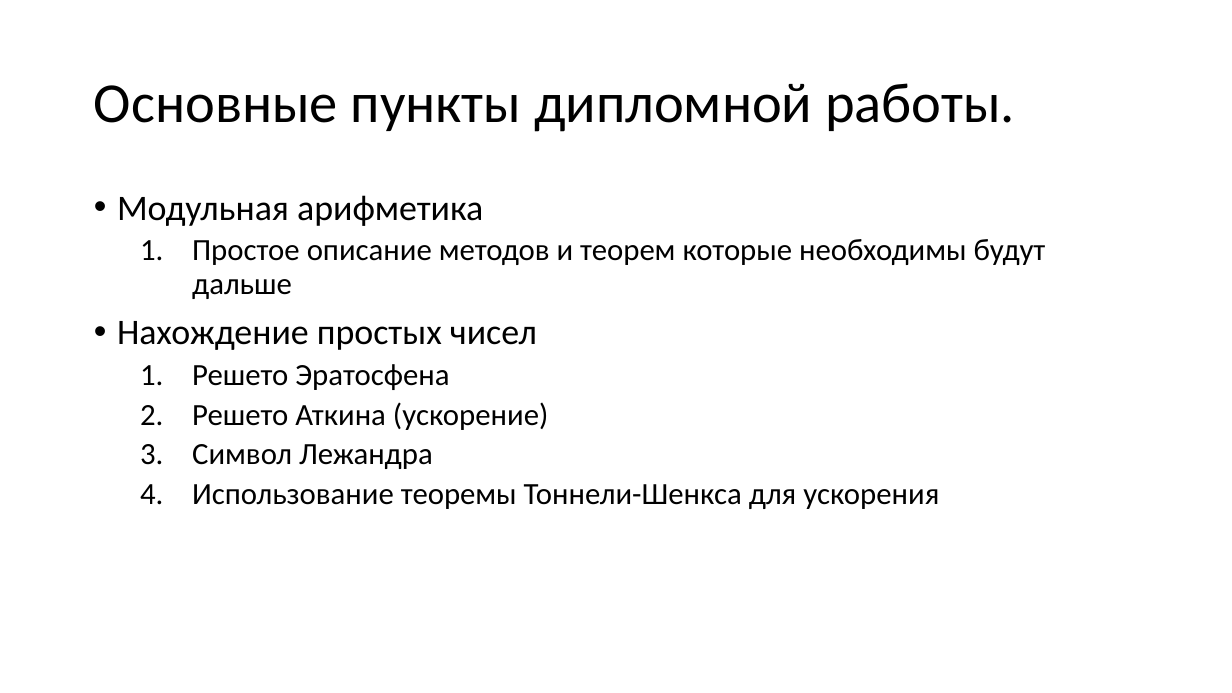
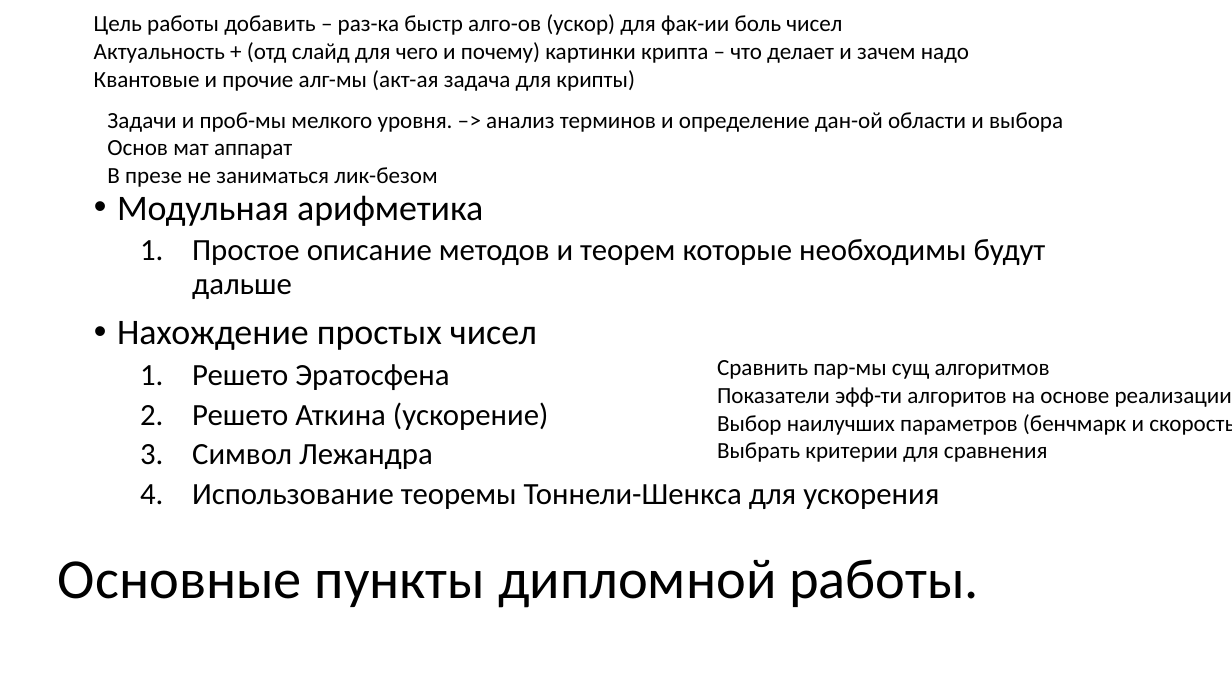
Before and after one commit to pagamov/VKR, a slide deck: slide 2 of Павел Гамов 10.3.22.pptx. Drawn at 1232x693 pixels with LibreOffice and Linux fonts; fonts in the diff are those of the drawing. Boxes give left, top, right and bottom in pixels: in the first picture for what was removed or moved away, otherwise in the second. Text is boxed around its words. In the diff, an @@ line names an element or a change of style, - is before the commit and + after.

```diff
--- a/Павел Гамов 10.3.22.pptx
+++ b/Павел Гамов 10.3.22.pptx
@@ text added at bbox=[94, 14, 969, 91], 18 pt, text #000000 @@
+Цель работы добавить – раз-ка быстр алго-ов (ускор) для фак-ии боль чисел
+Актуальность + (отд слайд для чего и почему) картинки крипта – что делает и зачем надо
+Квантовые и прочие алг-мы (акт-ая задача для крипты)
@@ text added at bbox=[107, 112, 1063, 187], 18 pt, text #000000 @@
+Задачи и проб-мы мелкого уровня. –> анализ терминов и определение дан-ой области и выбора
+Основ мат аппарат
+В презе не заниматься лик-безом
@@ text added at bbox=[717, 360, 1232, 462], 18 pt, text #000000 @@
+Сравнить пар-мы сущ алгоритмов
+Показатели эфф-ти алгоритов на основе реализации
+Выбор наилучших параметров (бенчмарк и скорость)
+Выбрать критерии для сравнения
@@ title "Основные пункты дипломной работы.": place and size @@
-title "Основные пункты дипломной работы." at bbox=[94, 83, 1015, 132]
+title "Основные пункты дипломной работы." at bbox=[58, 559, 979, 608]
```
Also in this commit, not shown: 3 other slides changed.
